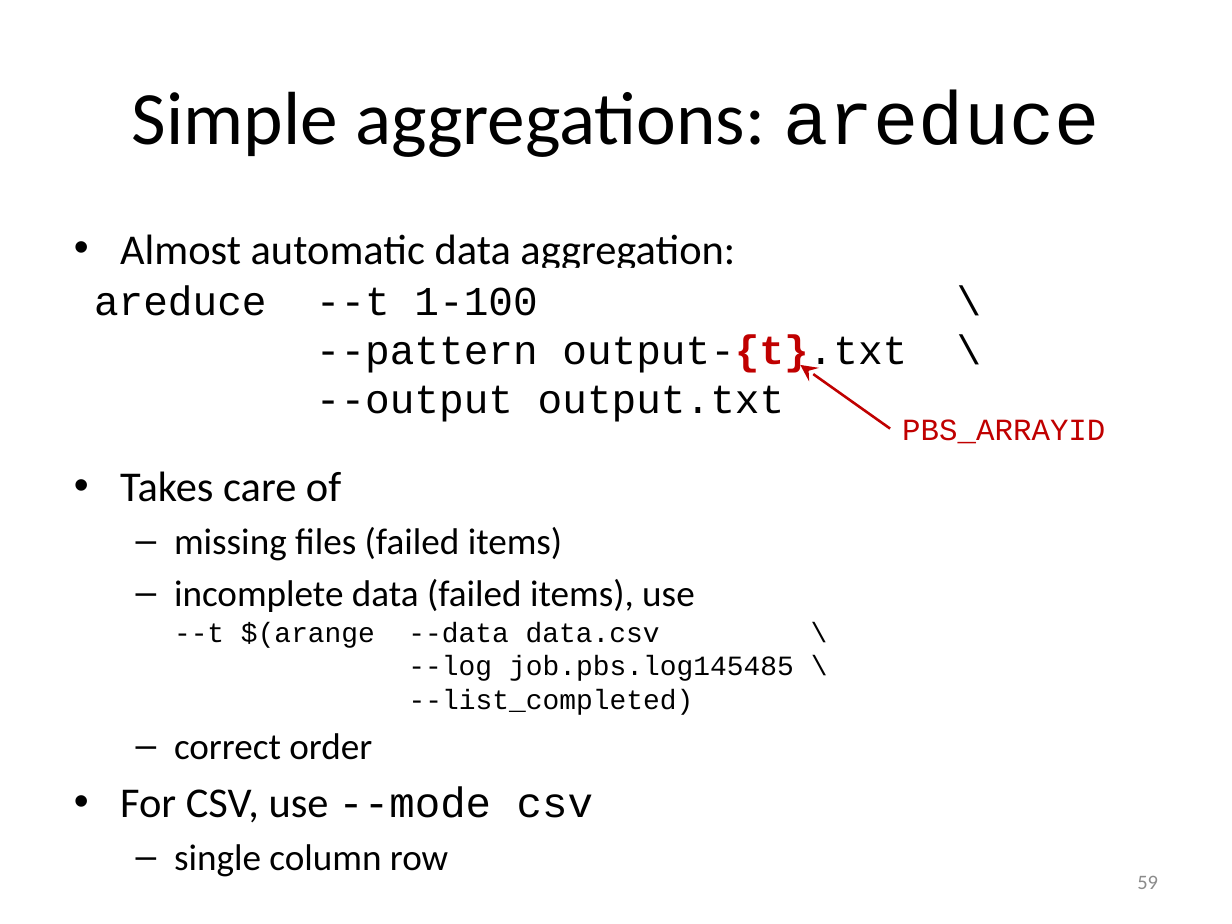
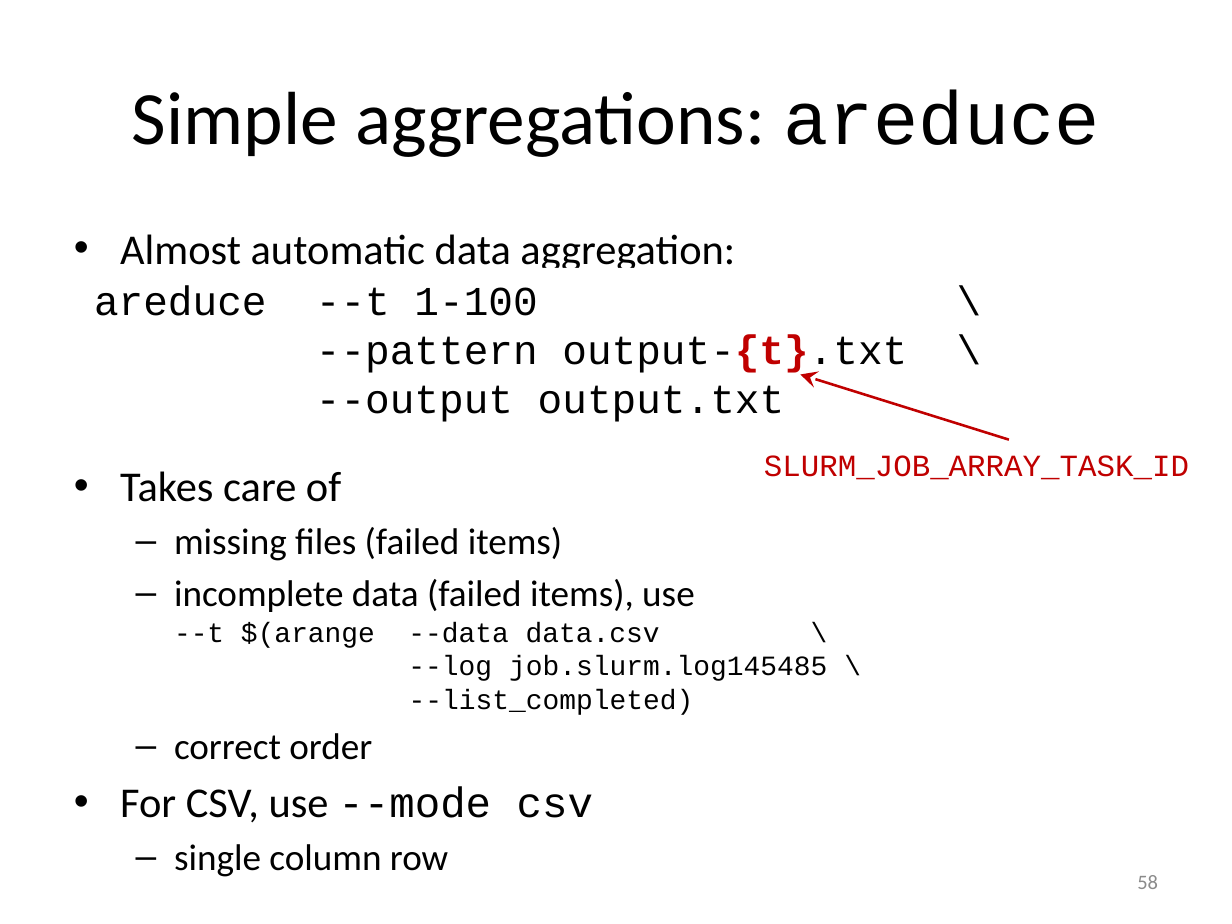
Before and after one commit to gjbex/worker-and-atools, a slide deck: slide 58 of worker_atools.pptx (slide 59 before the commit). Drawn at 1232x924 pixels with LibreOffice and Linux fonts; fonts in the diff are those of the drawing. Boxes give left, top, right and bottom in pixels: in the first picture for what was removed or moved away, otherwise in the second. Text is boxed around its words. In the diff, an @@ line names an element or a change of style, - is before the commit and + after.

Commit message:
Adapted atools slides for Slurm

```diff
--- a/worker_atools.pptx
+++ b/worker_atools.pptx
@@ arrow moved from (890, 429) - (801, 365) to (1009, 440) - (801, 375) @@
@@ text at [764,455,1189,480]: text changed @@
-PBS_ARRAYID
+SLURM_JOB_ARRAY_TASK_ID
@@ text at [174,579,827,715]: text changed @@
-  – incomplete data (failed items), use
-    --t $(arange --data data.csv \
-    --log job.pbs.log145485 \
-    --list_completed)
+  – incomplete data (failed items), use
+    --t $(arange --data data.csv \
+    --log job.slurm.log145485 \
+    --list_completed)
@@ page number at [1137,875,1158,889]: text changed @@
-59
+58
```
Also in this commit, not shown: 22 other slides changed, 1 slide removed.
